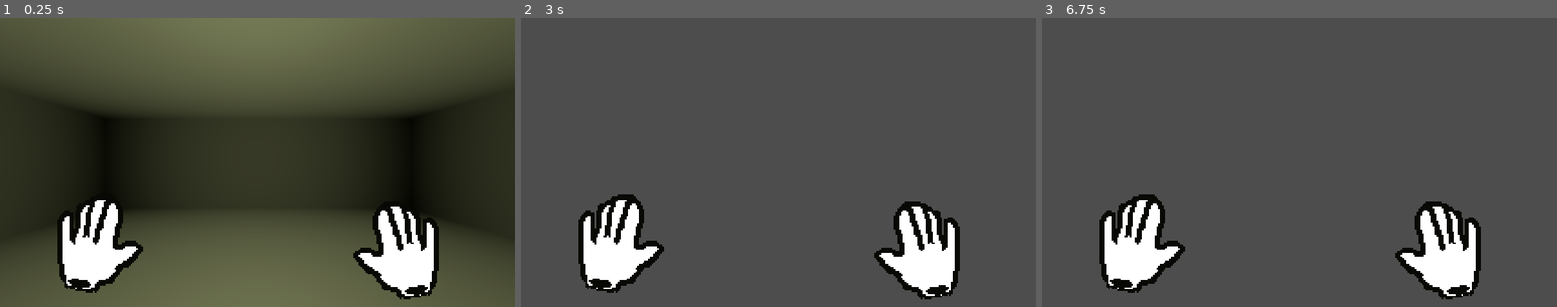
Above: before the commit, frames 1-3 (left to right).
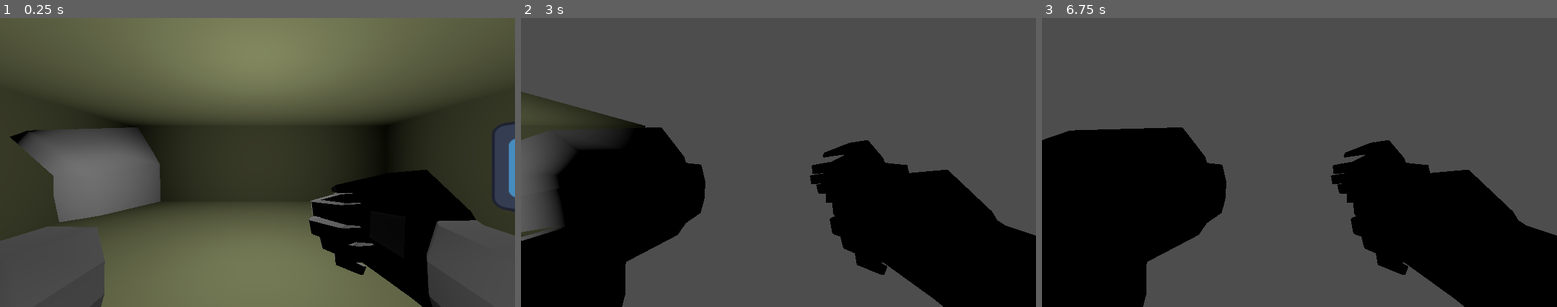
Above: after the commit, the same moments.

Repository: KoolDouds/GGJ-2025
Game: Godot game, scene res://game.tscn
The game is run twice, just before and just after one commit, with the same random seed, the same clock (stepped at 60 frames per second) and the same inputs. The engine's default icon, where the game draws it, is replaced by a stand-in: a white triangle on a blue panel in a dark square.
Inputs:
- Up to frame 1 (0.25 s): no input
- Up to frame 2 (3 s): tap Enter at 0.5, 2 s; hold Right (right) 0.53-1.28 s; tap Space at 1.25, 2.75 s; hold Left (left) 1.28-2.03 s; hold Right (right) 2.03-2.78 s; hold Up (forward) from 2.78 s (still down)
- Up to frame 3 (6.75 s): tap Enter at 3.5 s; release Up (forward) at 3.53 s; hold Left (left) 3.53-5.78 s; tap Space at 4.25 s; hold Right (right) 5.78-6.53 s; hold Up (forward) from 6.53 s (still down)

The runs differ from the first frame. In frame 1, 23% of the frame differs, in the area x 0-100%, y 12-100%; in frame 2, 31%; in frame 3, 31%, in the area x 0-100%, y 37-100%.
Error in both runs: Attempt to call function 'hit' in base 'null instance' on a null instance. (res://Script/hand.gd:15)

Commit message:
world revolving

Diff:
--- a/DungeonCrawling/crawling.gd
+++ b/DungeonCrawling/crawling.gd
@@ -4,7 +4,7 @@
 var player_ori : Vector2 = Vector2(0,1)
 var room_length := 10
 
-@export var cam_center : Node3D
+@export var center : Node3D
 
 func _process(delta):
 	if (Input.is_action_just_pressed("rotate_left")):
@@ -14,8 +14,8 @@
 	if (Input.is_action_just_pressed("forward")):
 		forward()
 
-	cam_center.rotation = Vector3(0,player_ori.angle(),0)
-	cam_center.position = Vector3(-player_coord.y,0,-player_coord.x)*room_length
+	rotation = -Vector3(0,player_ori.angle(),0)
+	center.position = Vector3(player_coord.x,0,player_coord.y)*room_length
 
 	get_node
 
--- a/DungeonCrawling/crawling.tscn
+++ b/DungeonCrawling/crawling.tscn
@@ -1,20 +1,22 @@
-[gd_scene load_steps=3 format=3 uid="uid://cyejn4b76oey1"]
+[gd_scene load_steps=4 format=3 uid="uid://cyejn4b76oey1"]
 
 [ext_resource type="Script" path="res://DungeonCrawling/crawling.gd" id="1_6fc3b"]
 [ext_resource type="PackedScene" uid="uid://cnb24jp2fklhq" path="res://Art/salle_test.glb" id="2_b1x3k"]
+[ext_resource type="Texture2D" uid="uid://by43uhq0gphgl" path="res://icon.svg" id="3_2o1k2"]
 
-[node name="Crawling" type="Node3D" node_paths=PackedStringArray("cam_center")]
+[node name="Crawling" type="Node3D" node_paths=PackedStringArray("center")]
 script = ExtResource("1_6fc3b")
-cam_center = NodePath("CamCenter")
+center = NodePath("Center")
 
-[node name="salle_test" parent="." instance=ExtResource("2_b1x3k")]
+[node name="Center" type="Node3D" parent="."]
 
-[node name="OmniLight3D" type="OmniLight3D" parent="."]
+[node name="salle_test" parent="Center" instance=ExtResource("2_b1x3k")]
+
+[node name="OmniLight3D" type="OmniLight3D" parent="Center"]
 transform = Transform3D(1, 0, 0, 0, 1, 0, 0, 0, 1, 0, 1.74536, 0)
 omni_range = 7.502
 omni_attenuation = 0.795
 
-[node name="CamCenter" type="Node3D" parent="."]
-
-[node name="Camera3D" type="Camera3D" parent="CamCenter"]
-transform = Transform3D(1, 0, 0, 0, 1, 0, 0, 0, 1, 0, 1.6, 1.118)
+[node name="Sprite3D" type="Sprite3D" parent="Center"]
+transform = Transform3D(1, 0, 0, 0, 1, 0, 0, 0, 1, 0, 1.54176, -3.63446)
+texture = ExtResource("3_2o1k2")
--- /dev/null
+++ b/Hands/hand.tscn
@@ -0,0 +1,18 @@
+[gd_scene load_steps=5 format=3 uid="uid://c4dn557485r00"]
+
+[ext_resource type="Script" path="res://Script/hand.gd" id="1_4rtuw"]
+[ext_resource type="Script" path="res://Script/flip_left_right.gd" id="2_qrugp"]
+[ext_resource type="Resource" uid="uid://b31hsxg8sincy" path="res://default.tres" id="2_yrb77"]
+[ext_resource type="PackedScene" uid="uid://gre8hxj1vc0d" path="res://Hands/main_droite.tscn" id="3_gqn44"]
+
+[node name="Hand" type="Node3D"]
+script = ExtResource("1_4rtuw")
+weapon = ExtResource("2_yrb77")
+
+[node name="Visual" type="Node3D" parent="."]
+
+[node name="FlipLeftRight" type="Node3D" parent="Visual" node_paths=PackedStringArray("hand")]
+script = ExtResource("2_qrugp")
+hand = NodePath("../..")
+
+[node name="main_droite" parent="Visual/FlipLeftRight" instance=ExtResource("3_gqn44")]
--- a/Hands/hands.tscn
+++ b/Hands/hands.tscn
@@ -1,15 +1,16 @@
 [gd_scene load_steps=3 format=3 uid="uid://dyv3pmrin5nij"]
 
 [ext_resource type="Script" path="res://Script/hands.gd" id="1_8hov6"]
-[ext_resource type="PackedScene" uid="uid://die06rjn3ldj8" path="res://Script/hand.tscn" id="2_2f02c"]
+[ext_resource type="PackedScene" uid="uid://c4dn557485r00" path="res://Hands/hand.tscn" id="2_gopoe"]
 
-[node name="Hands" type="Node2D" node_paths=PackedStringArray("left_hand", "right_hand")]
+[node name="Hands" type="Node3D" node_paths=PackedStringArray("left_hand", "right_hand")]
 script = ExtResource("1_8hov6")
 left_hand = NodePath("LeftHand")
 right_hand = NodePath("RightHand")
 
-[node name="LeftHand" parent="." instance=ExtResource("2_2f02c")]
-position = Vector2(212, 500)
+[node name="LeftHand" parent="." instance=ExtResource("2_gopoe")]
+transform = Transform3D(-4.37114e-08, 0, 1, 0, 1, 0, -1, 0, -4.37114e-08, -5, 0, -7.12129)
 
-[node name="RightHand" parent="." instance=ExtResource("2_2f02c")]
+[node name="RightHand" parent="." instance=ExtResource("2_gopoe")]
+transform = Transform3D(-4.37114e-08, 0, 1, 0, 1, 0, -1, 0, -4.37114e-08, 5, 0, -7.12129)
 hand_side = 1
--- /dev/null
+++ b/Hands/main_droite.tscn
@@ -0,0 +1,5 @@
+[gd_scene load_steps=2 format=3 uid="uid://gre8hxj1vc0d"]
+
+[ext_resource type="PackedScene" uid="uid://bfyjne4d20mt1" path="res://Art/main_droite.fbx" id="1_lef8n"]
+
+[node name="main_droite" instance=ExtResource("1_lef8n")]
--- a/Script/flip_left_right.gd
+++ b/Script/flip_left_right.gd
@@ -1,9 +1,9 @@
-extends Node2D
+extends Node3D
 
 @export var hand : Hand
 
 func _process(delta):
 	if (hand.hand_side == Hand.SIDE.LEFT):
-		scale = Vector2(-1,1)
+		scale = Vector3(-1,1,1)
 	if (hand.hand_side == Hand.SIDE.RIGHT):
-		scale = Vector2(1,1)
+		scale = Vector3(1,1,1)
--- a/Script/hand.gd
+++ b/Script/hand.gd
@@ -1,4 +1,4 @@
-extends Node2D
+extends Node3D
 class_name Hand
 
 enum SIDE {LEFT, RIGHT, MAX}
--- a/Script/hands.gd
+++ b/Script/hands.gd
@@ -1,4 +1,4 @@
-extends Node2D
+extends Node3D
 
 @export var left_hand : Hand
 @export var right_hand : Hand
--- a/game.tscn
+++ b/game.tscn
@@ -11,4 +11,11 @@
 [node name="Hands" parent="." instance=ExtResource("1_dp6cy")]
 
 [node name="Crawling" parent="." instance=ExtResource("2_ch3i2")]
-transform = Transform3D(1, 0, 0, 0, 1, 0, 0, 0, 1, 4, -3, 0)
+
+[node name="Camera3D" type="Camera3D" parent="."]
+transform = Transform3D(1, 0, 0, 0, 1, 0, 0, 0, 1, 0, 1.6, 2.28775)
+
+[node name="Node3D" type="Node3D" parent="Camera3D"]
+transform = Transform3D(0.05, 0, 0, 0, 0.05, 0, 0, 0, 0.05, 0, -0.16, 0.156)
+
+[node name="Hands" parent="Camera3D/Node3D" instance=ExtResource("1_dp6cy")]
